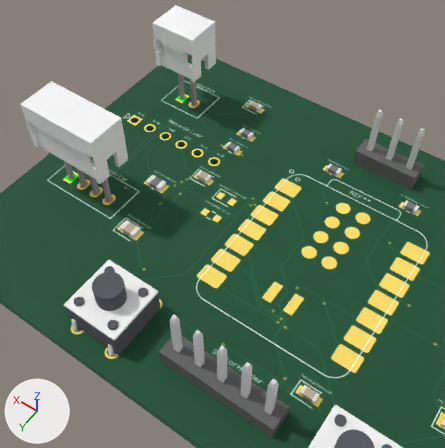
Two versions of the glTF model board.glb, one commit apart.
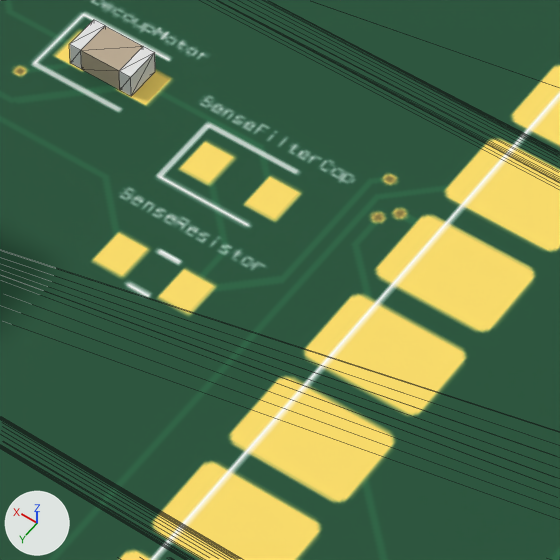
There are two pictures of each version: one from a 50 mm lens placed at (-13.67, 36.1, 55.43), pointed at (11.67, 0.62, -0.32), one close up on the part from 41% to 64% of the width and 37% to 59% of the height. Lighting does not change. The marker at lower left points along +X, +Y and +Z. The first two pictures are the older version. The close-ups show mesh edges as thin lines.

In view in the first close-up: 'Box0', 'DecoupMotor'.
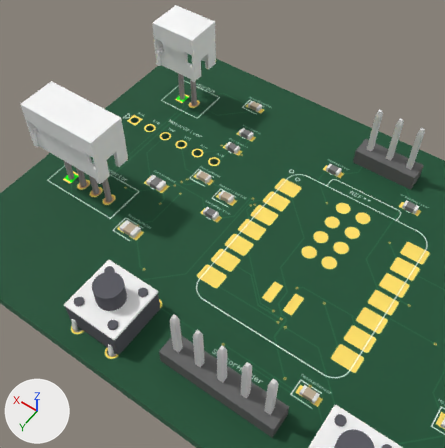
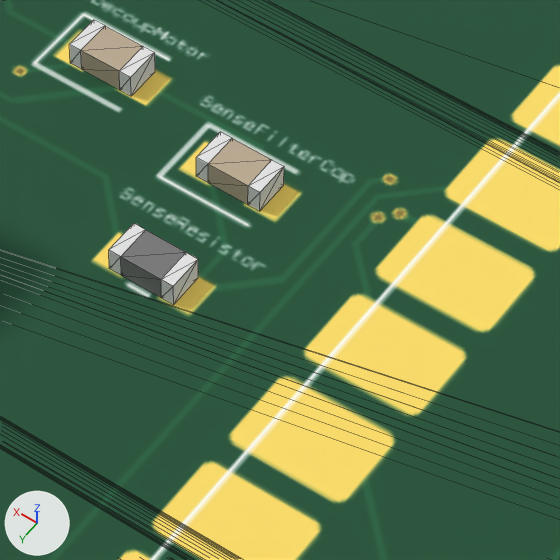
Location of each change, [x1, y1, x2, y2] in pixels of the close-ups (560 x 560 px):
'SenseResistor', added
    after: [109, 223, 198, 305]
'SenseFilterCap', added
    after: [196, 132, 284, 211]

What the commit changed:
Object 'SenseFilterCap' (ob_sensefiltercap) is new; it shows me_decoupmotor.
Its location is (13.0, -2.0, 0.7).
Object 'SenseResistor' (ob_senseresistor) is new; it shows me_redresistor.
Its location is (13.0, 1.0, 0.7).
